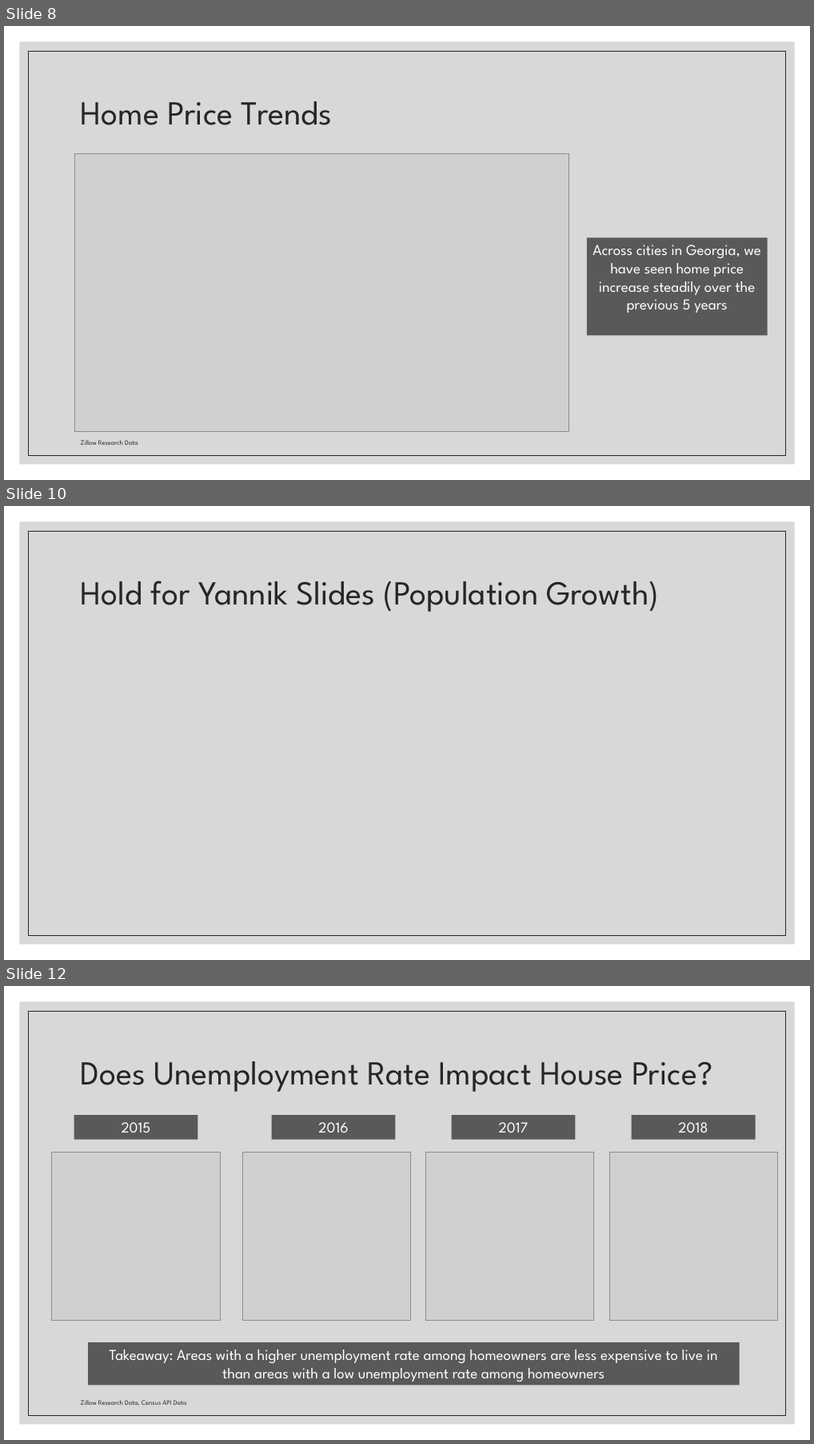
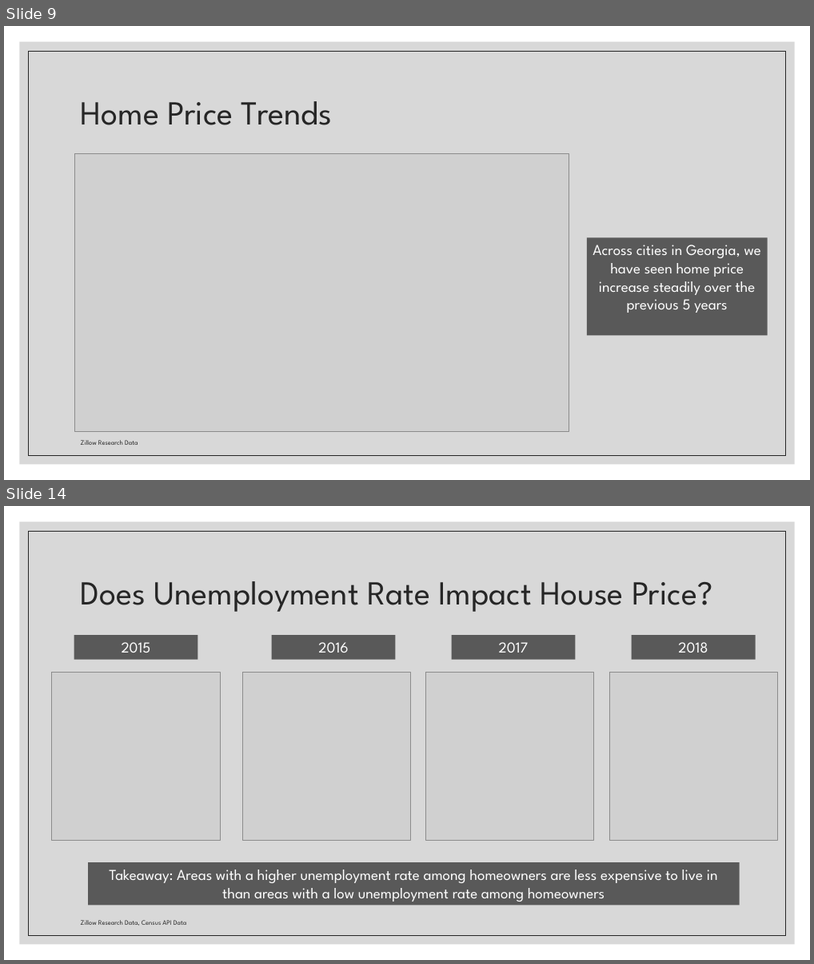
Before and after one commit to yanthedeveloper/Project1, a slide deck: Project 1 Div 101 Updated Slides.pptx. Shown one above the other, each under a label of ours: slides 8, 10 and 12 before the commit, slides 9 and 14 after it; the slides between them are not shown. The pictures are 814x1444 and 814x964 pixels, drawn with LibreOffice and Linux fonts; fonts in the diff are those of the drawing; grey boxes stand for pictures. Boxes give left, top, right and bottom in pixels: in the first picture for what was removed or moved away, otherwise in the second. Text is boxed around its words. In the diff, an @@ line names an element or a change of style, - is before the commit and + after.

```diff
--- a/Project 1 Div 101 Updated Slides.pptx
+++ b/Project 1 Div 101 Updated Slides.pptx
@@ slide 10 removed at bbox=[4, 506, 810, 960], background #FFFFFF; not listed: 2 template elements that a slide beside it also shows @@
@@ title removed at bbox=[81, 580, 659, 612] @@
-Hold for Yannik Slides (Population Growth)
@@ what was slide 8 is now slide 9 @@
@@ what was slide 12 is now slide 14 @@
```
Also in this commit, not shown: 3 slides changed, 4 slides added, 1 other slide removed, 1 other file.
